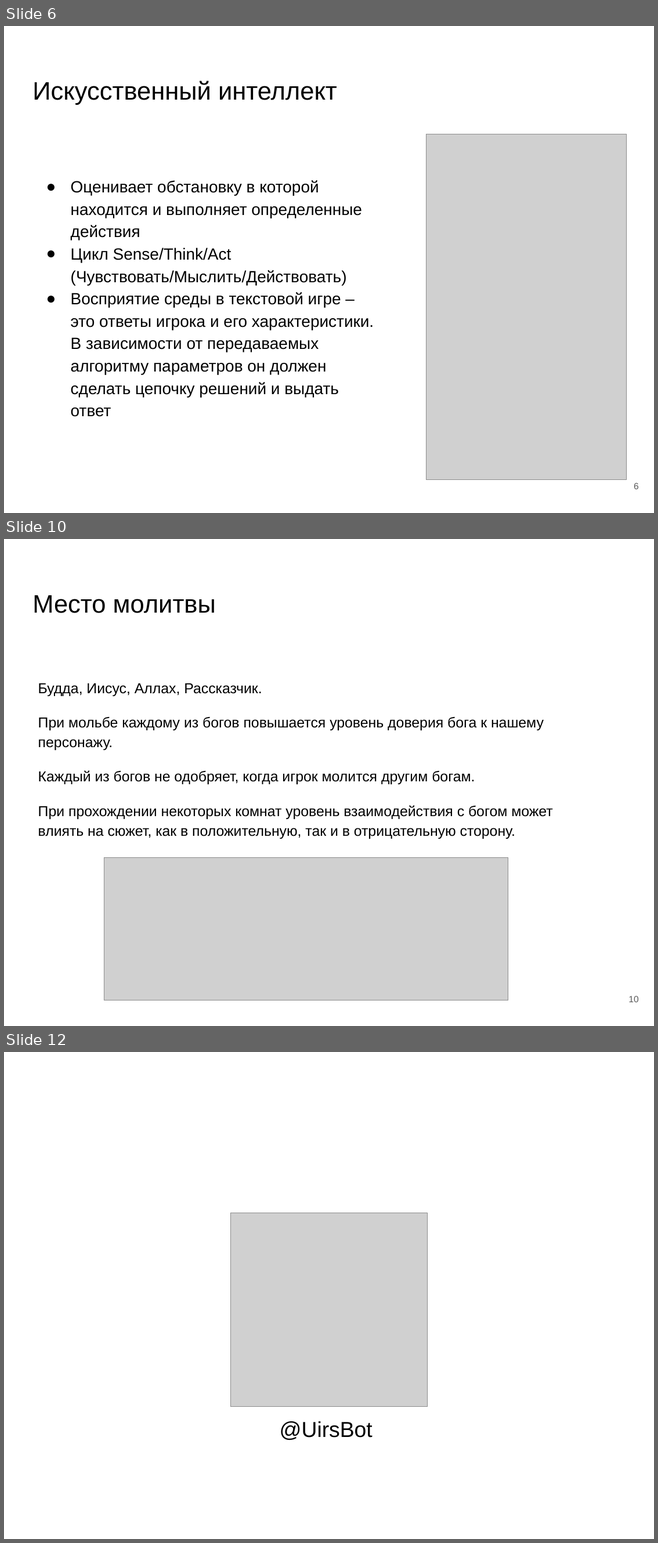
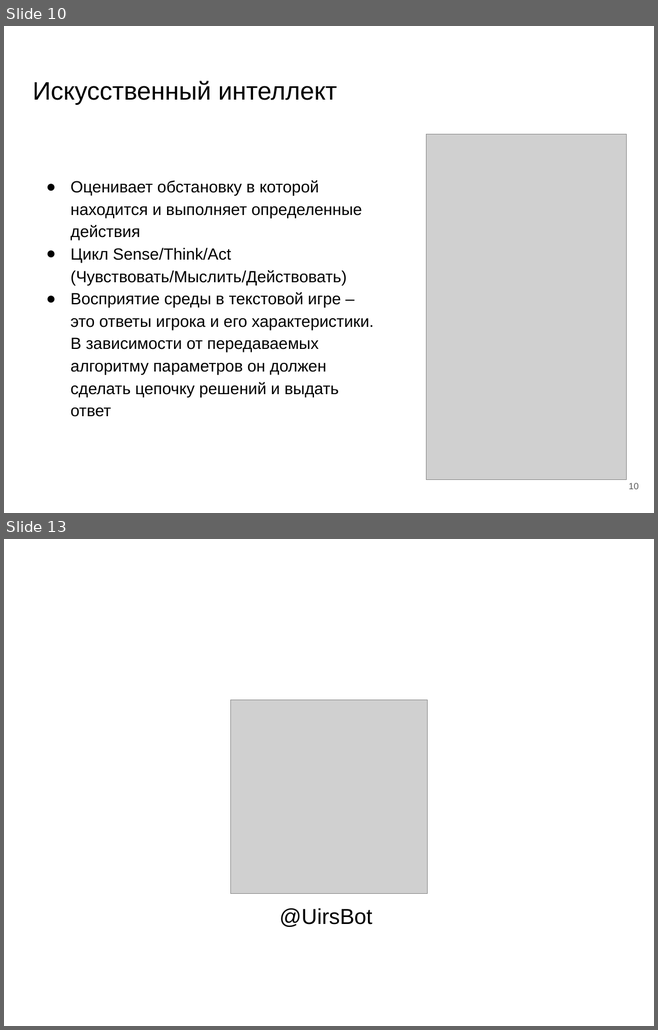
Before and after one commit to kolobok001/Uirs, a slide deck: otchet/Видякин Голушков.pptx. Shown one above the other, each under a label of ours: slides 6, 10 and 12 before the commit, slides 10 and 13 after it; the slides between them are not shown. The pictures are 658x1543 and 658x1030 pixels, drawn with LibreOffice and Linux fonts; fonts in the diff are those of the drawing; grey boxes stand for pictures. Boxes give left, top, right and bottom in pixels: in the first picture for what was removed or moved away, otherwise in the second. Text is boxed around its words. In the diff, an @@ line names an element or a change of style, - is before the commit and + after.

```diff
--- a/otchet/Видякин Голушков.pptx
+++ b/otchet/Видякин Голушков.pptx
@@ slide 10 removed at bbox=[4, 539, 654, 1026], background #FFFFFF @@
@@ title removed at bbox=[32, 595, 216, 613] @@
-Место молитвы
@@ text removed at bbox=[38, 683, 553, 839] @@
-Будда, Иисус, Аллах, Рассказчик.
-При мольбе каждому из богов повышается уровень доверия бога к нашему персонажу.
-Каждый из богов не одобряет, когда игрок молится другим богам.
-При прохождении некоторых комнат уровень взаимодействия с богом может влиять на сюжет, как в положительную, так и в отрицательную сторону.
@@ picture removed at bbox=[104, 858, 507, 1001] @@
@@ page number removed at bbox=[628, 996, 638, 1002] @@
-10
@@ what was slide 6 is now slide 10 @@
@@ page number at bbox=[628, 483, 638, 489]: text changed @@
-6
+10
@@ what was slide 12 is now slide 13 @@
```
Also in this commit, not shown: 3 slides changed, 8 slides added, 6 other slides removed, 1 other file.
